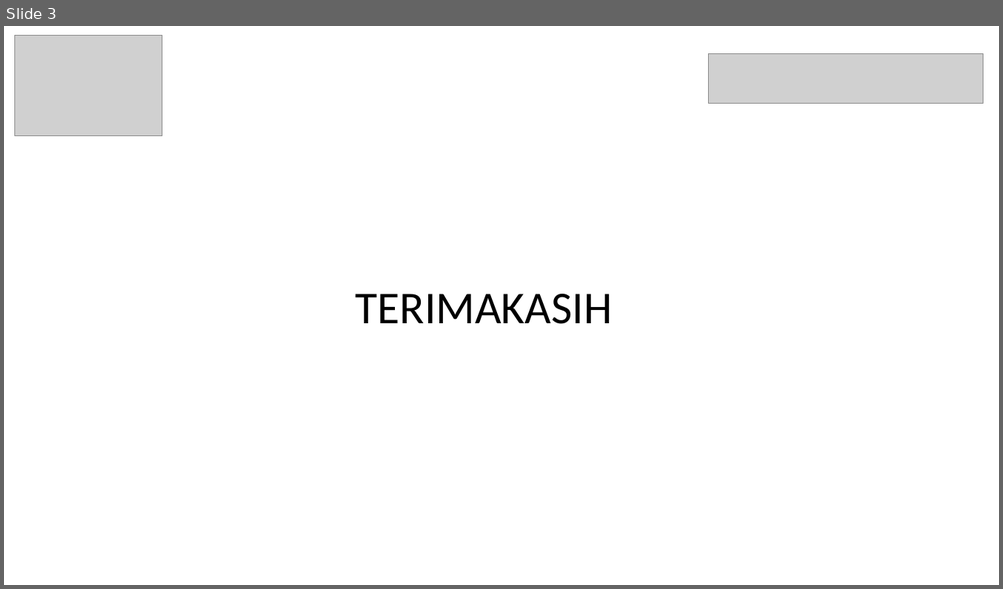
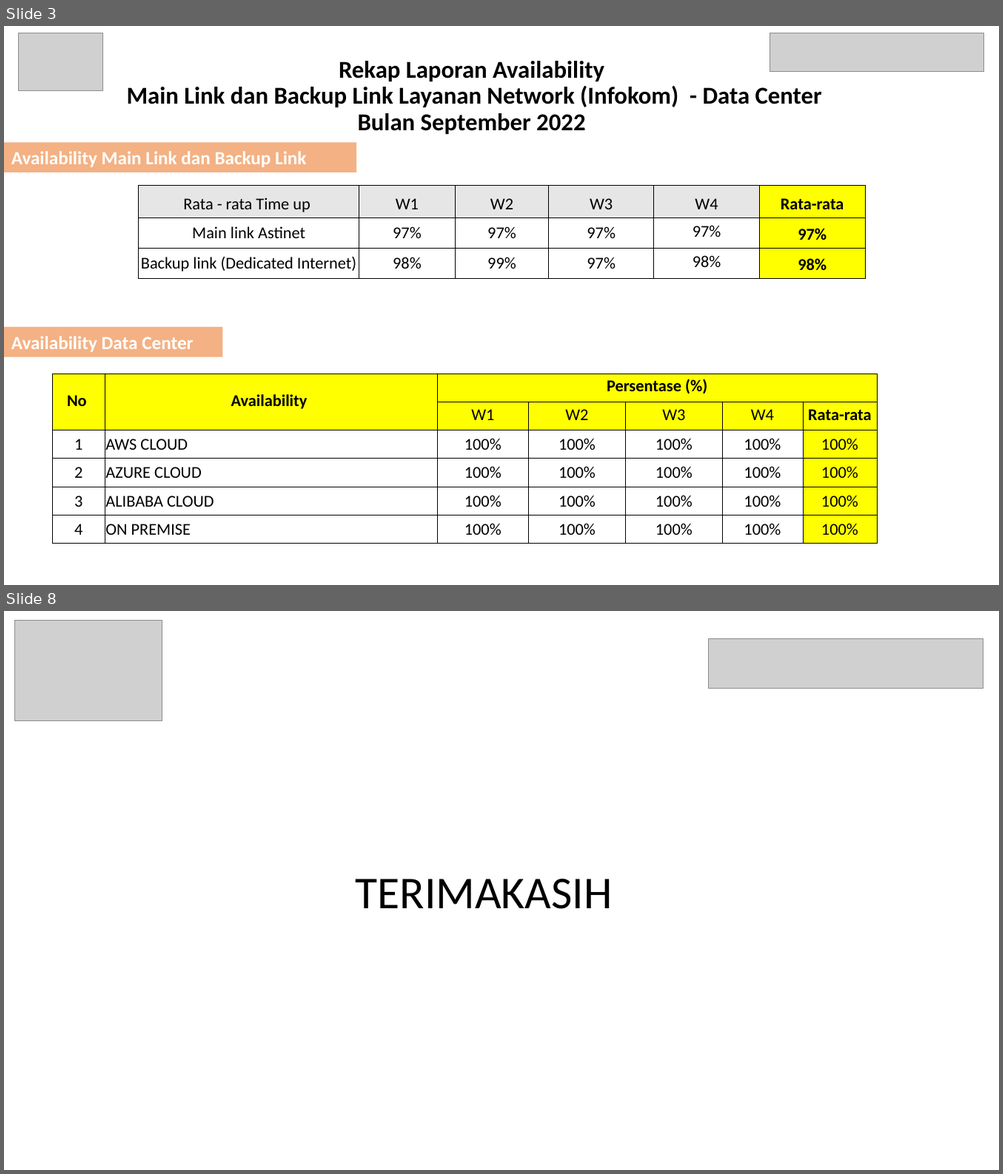
Before and after one commit to mradityae/protocp, a slide deck: data/LAPORAN_TIKET.pptx. Shown one above the other, each under a label of ours: slide 3 before the commit, slides 3 and 8 after it; the slides between them are not shown. The pictures are 1003x589 and 1003x1174 pixels, drawn with LibreOffice and Linux fonts; fonts in the diff are those of the drawing; grey boxes stand for pictures. Boxes give left, top, right and bottom in pixels: in the first picture for what was removed or moved away, otherwise in the second. Text is boxed around its words. In the diff, an @@ line names an element or a change of style, - is before the commit and + after.

```diff
--- a/data/LAPORAN_TIKET.pptx
+++ b/data/LAPORAN_TIKET.pptx
@@ slide 3 added at <box>4,26,999,585</box>, background #FFFFFF @@
@@ picture added at <box>18,33,102,91</box> @@
@@ picture added at <box>769,33,984,73</box> @@
@@ title added at <box>127,61,822,134</box>, 23.4 pt, text #000000, bold @@
+Rekap Laporan Availability
+Main Link dan Backup Link Layanan Network (Infokom) - Data Center
+Bulan September 2022
@@ rectangle added at <box>4,142,356,173</box>, fill #F4B183, 18 pt, text #FFFFFF, bold @@
+Availability Main Link dan Backup Link
@@ table added at <box>138,186,865,279</box>, 3 rows, 6 columns @@
+Rata - rata Time up | W1 | W2 | W3 | W4 | Rata-rata
+Main link Astinet | 97% | 97% | 97% | 97% | 97%
+Backup link (Dedicated Internet) | 98% | 99% | 97% | 98% | 98%
@@ rectangle added at <box>4,327,222,358</box>, fill #F4B183, 18 pt, text #FFFFFF, bold @@
+Availability Data Center
@@ table added at <box>53,374,876,544</box>, 6 rows, 7 columns @@
+No | Availability | Persentase (%) |  |  |  | 
+ |  | W1 | W2 | W3 | W4 | Rata-rata
+1 | AWS CLOUD | 100% | 100% | 100% | 100% | 100%
+2 | AZURE CLOUD | 100% | 100% | 100% | 100% | 100%
+3 | ALIBABA CLOUD | 100% | 100% | 100% | 100% | 100%
+4 | ON PREMISE | 100% | 100% | 100% | 100% | 100%
@@ what was slide 3 is now slide 8 @@
```
Also in this commit, not shown: 2 slides changed, 4 other slides added, 28 other files.
